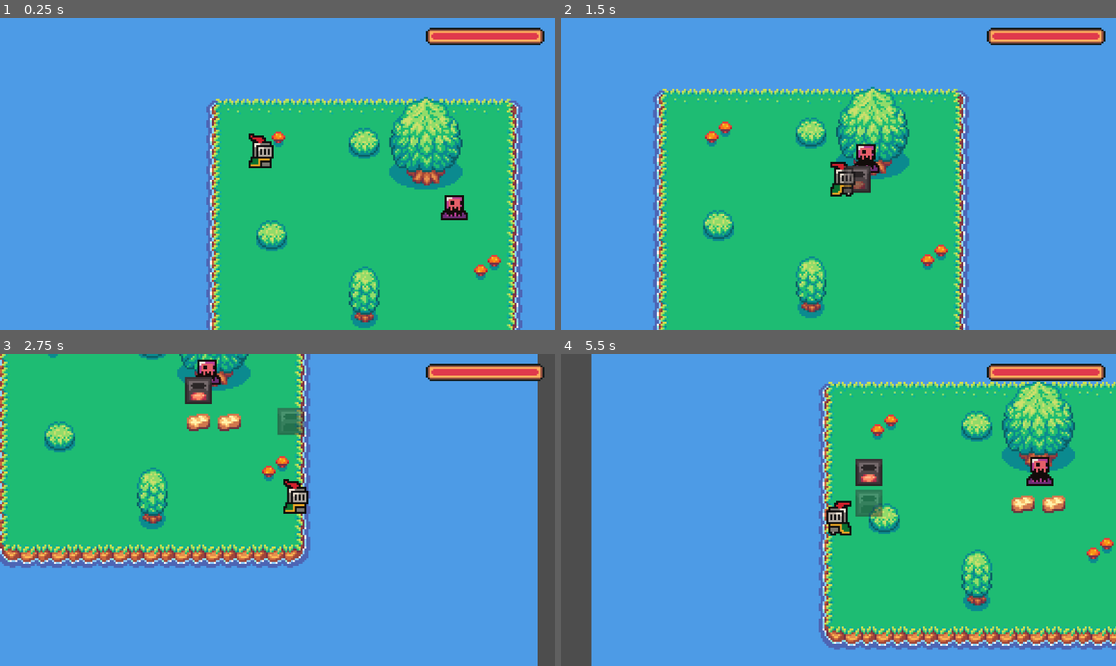
Above: before the commit, frames 1-4 (two rows, left to right).
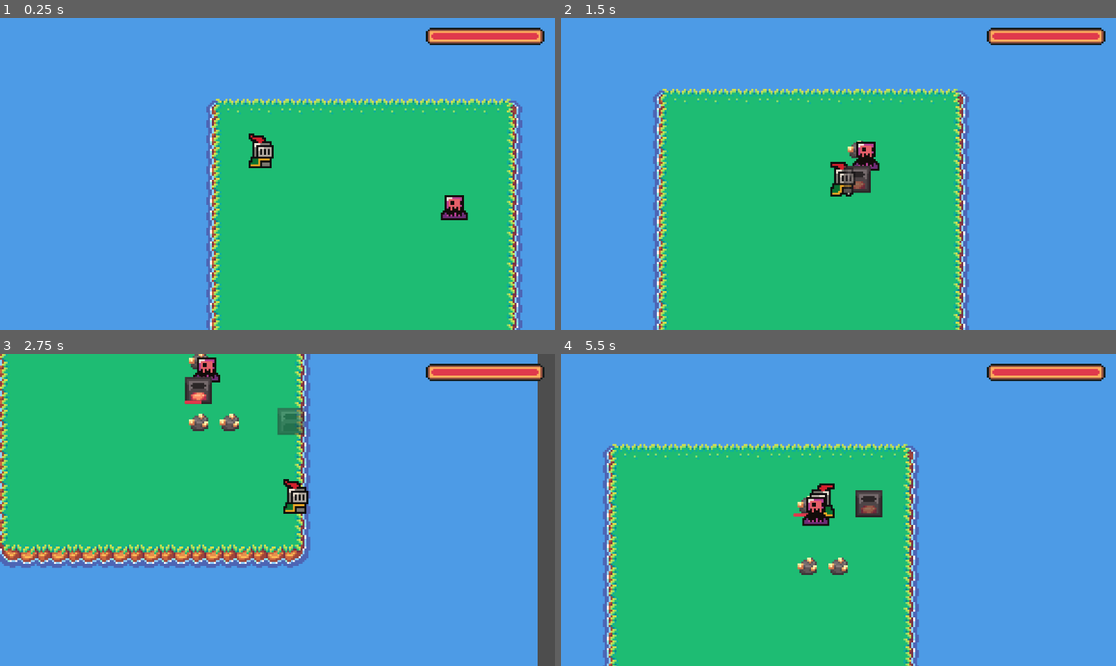
Above: after the commit, the same moments.

Repository: AlexAb123/May-Term
Game: Godot game, scene res://Scenes/Main.tscn
Same seed, same stepped clock (60 frames per second), same inputs: the game is played once before the commit and once after it.
Inputs (mouse positions are in pixels of both pictures, inside the frame that each line leads up to):
- Up to frame 1 (0.25 s): no input
- Up to frame 2 (1.5 s): move the mouse to (960, 158) at 0.52 s; hold D (move_right) 0.53-1.28 s; tap G (g) at 0.6 s; click (960, 158) at 0.67 s; tap X (x) at 0.8, 1.35 s; move the mouse to (871, 167) at 1.27 s; hold S (move_down) from 1.28 s (still down); click (871, 167) at 1.42 s
- Up to frame 3 (2.75 s): tap G (g) at 1.55, 2.1 s; move the mouse to (288, 419) at 2.02 s; release S (move_down) at 2.03 s; hold D (move_right) from 2.03 s (still down); click (288, 419) at 2.17 s; tap X (x) at 2.3 s
- Up to frame 4 (5.5 s): move the mouse to (760, 422) at 2.77 s; release D (move_right) at 2.78 s; hold W (move_up) 2.78-3.53 s; tap X (x) at 2.85, 3.8, 5.1 s; click (760, 422) at 2.92 s; tap G (g) at 3.05, 4.35 s; move the mouse to (771, 538) at 3.52 s; hold A (move_left) 3.53-5.03 s; tap Z (z) at 3.6 s; click (771, 538) at 3.67 s; move the mouse to (672, 463) at 4.27 s; move the mouse to (866, 510) at 5.02 s; hold S (move_down) from 5.03 s (still down); click (866, 510) at 5.17 s

The runs differ from the first frame. In frame 1, 4.2% of the frame differs, in the area x 46-91%, y 25-100%; in frame 2, 4.0%; in frame 3, 2.7%; in frame 4, 73%, in the area x 0-100%, y 0-100%.

Commit message:
Enemy pathfinding

Diff:
--- a/Resources/Items/ITEM_Archer.tres
+++ b/Resources/Items/ITEM_Archer.tres
@@ -2,11 +2,11 @@
 
 [ext_resource type="PackedScene" uid="uid://bwxht4pvk6ljw" path="res://Scenes/Building Scenes/Defense Building Scenes/Archer.tscn" id="1_mc0io"]
 [ext_resource type="Script" path="res://Scripts/Resource Scripts/Item Scripts/Placeable_Item.gd" id="2_1kai3"]
-[ext_resource type="Texture2D" uid="uid://jvjggois8kt6" path="res://assets/Custom Sprites/Gold_Bar.png" id="3_0yupf"]
+[ext_resource type="Texture2D" uid="uid://dl0qs1cg2k0d3" path="res://assets/Custom Sprites/Gold_Ore.png" id="3_aje4m"]
 
 [resource]
 script = ExtResource("2_1kai3")
 buildingScene = ExtResource("1_mc0io")
 name = "Archer"
 stackSize = 10
-sprite = ExtResource("3_0yupf")
+sprite = ExtResource("3_aje4m")
--- a/Scenes/Building Scenes/Base Building Scenes/Building.tscn
+++ b/Scenes/Building Scenes/Base Building Scenes/Building.tscn
@@ -1,6 +1,8 @@
-[gd_scene load_steps=4 format=3 uid="uid://dbg5hg88ngfkg"]
+[gd_scene load_steps=6 format=3 uid="uid://dbg5hg88ngfkg"]
 
 [ext_resource type="Script" path="res://Scripts/Building Scripts/Building.gd" id="1_e7ngb"]
+[ext_resource type="Texture2D" uid="uid://mg6onenv8ktb" path="res://assets/health/health.png" id="3_66sok"]
+[ext_resource type="Script" path="res://Scenes/Health Bar Scripts/BuildingHealthBar.gd" id="4_820u8"]
 
 [sub_resource type="RectangleShape2D" id="RectangleShape2D_e6rv2"]
 size = Vector2(8, 8)
@@ -23,6 +25,16 @@
 [node name="AreaCollisionShape2D" type="CollisionShape2D" parent="MouseArea2D"]
 shape = SubResource("RectangleShape2D_3j7wk")
 
+[node name="HealthBar" type="TextureProgressBar" parent="." node_paths=PackedStringArray("building")]
+offset_left = -8.0
+offset_top = 8.0
+offset_right = 786.0
+offset_bottom = 132.0
+scale = Vector2(0.0199957, -0.0331187)
+texture_progress = ExtResource("3_66sok")
+script = ExtResource("4_820u8")
+building = NodePath("..")
+
 [connection signal="input_event" from="MouseArea2D" to="." method="_on_area_2d_input_event"]
 [connection signal="mouse_entered" from="MouseArea2D" to="." method="_on_area_2d_mouse_entered"]
 [connection signal="mouse_exited" from="MouseArea2D" to="." method="_on_area_2d_mouse_exited"]
--- a/Scenes/Building Scenes/Defense Building Scenes/Archer.tscn
+++ b/Scenes/Building Scenes/Defense Building Scenes/Archer.tscn
@@ -1,12 +1,9 @@
 [gd_scene load_steps=3 format=3 uid="uid://bwxht4pvk6ljw"]
 
 [ext_resource type="PackedScene" uid="uid://n0puljiygqrr" path="res://Scenes/Building Scenes/Base Building Scenes/DefenseBuilding.tscn" id="1_htjw4"]
-[ext_resource type="Texture2D" uid="uid://jvjggois8kt6" path="res://assets/Custom Sprites/Gold_Bar.png" id="2_qqoxo"]
+[ext_resource type="Texture2D" uid="uid://dl0qs1cg2k0d3" path="res://assets/Custom Sprites/Gold_Ore.png" id="2_g5skr"]
 
 [node name="Archer" instance=ExtResource("1_htjw4")]
-health = 100
 damage = 10
-fire_rate = 10.0
-detection_range = 25
-deconstruct_time = 0.1
-sprite = ExtResource("2_qqoxo")
+fire_rate = 1.0
+sprite = ExtResource("2_g5skr")
--- a/Scenes/Enemy Scenes/Base Enemy Scenes/Enemy.tscn
+++ b/Scenes/Enemy Scenes/Base Enemy Scenes/Enemy.tscn
@@ -105,6 +105,7 @@
 collision_layer = 0
 collision_mask = 3
 script = ExtResource("1_8cx2i")
+attack_cooldown = 0.3
 detection_range = 35
 
 [node name="AnimatedSprite2D" type="AnimatedSprite2D" parent="."]
--- /dev/null
+++ b/Scenes/Health Bar Scripts/BuildingHealthBar.gd
@@ -0,0 +1,11 @@
+extends TextureProgressBar
+
+@export var building : Building
+
+
+func _ready():
+	building.healthChanged.connect(update)
+	update()
+
+func update():
+	value = building.current_health * 100 / building.max_health
--- a/Scenes/Level_1.tscn
+++ b/Scenes/Level_1.tscn
@@ -1122,4 +1122,4 @@
 layer_1/tile_data = PackedInt32Array()
 layer_2/name = "ysort"
 layer_2/y_sort_enabled = true
-layer_2/tile_data = PackedInt32Array(-196606, 458752, 0, 131072, 458752, 3, -131075, 589824, 4, -196608, 524288, 3, 65533, 524288, 3, 65540, 589824, 4)
+layer_2/tile_data = PackedInt32Array()
--- a/Scenes/Main.tscn
+++ b/Scenes/Main.tscn
@@ -7,7 +7,7 @@
 [ext_resource type="Texture2D" uid="uid://dw3niubftv6cf" path="res://assets/health/bar.png" id="5_7n2sy"]
 [ext_resource type="PackedScene" uid="uid://b3xvsbpqeyd3s" path="res://Scenes/Enemy Scenes/Base Enemy Scenes/Enemy.tscn" id="6_120ga"]
 [ext_resource type="Texture2D" uid="uid://mg6onenv8ktb" path="res://assets/health/health.png" id="6_o41ll"]
-[ext_resource type="Script" path="res://Scenes/HealthBar.gd" id="7_u84qr"]
+[ext_resource type="Script" path="res://Scenes/Health Bar Scripts/PlayerHealthBar.gd" id="7_u84qr"]
 
 [node name="Main" type="Node2D"]
 y_sort_enabled = true
--- a/Scripts/Building Scripts/Building.gd
+++ b/Scripts/Building Scripts/Building.gd
@@ -2,13 +2,15 @@
 
 class_name Building
 
-@export var deconstruct_time : float = 0
+@export var deconstruct_time : float = 0.1
 @export var size : Vector2 = Vector2(1,1)
 @export var sprite: Texture2D
 @onready var sprite2D: Sprite2D = get_node("Sprite2D")
-@export var max_health: int = 10
+@export var max_health: int = 50
 @onready var current_health: int = max_health
+@onready var health_bar: TextureProgressBar = $HealthBar
 
+signal healthChanged
 var player
 
 var deconstruct_timer = 0
@@ -20,6 +22,11 @@
 
 
 func _physics_process(delta):
+
+	if current_health == max_health:
+		health_bar.visible = false
+	else:
+		health_bar.visible = true
 
 	if right_click_down:
 		deconstruct_timer += delta
@@ -69,6 +76,7 @@
 
 func take_damage(damage):
 	current_health -= damage
+	healthChanged.emit()
 	if current_health <= 0:
 		destroy()
 
--- a/Scripts/Enemy Scripts/Enemy.gd
+++ b/Scripts/Enemy Scripts/Enemy.gd
@@ -22,10 +22,10 @@
 	detection_shape.shape.radius = detection_range
 	damage_shape.shape.radius = damage_range
 
-
 func _on_detection_area_2d_body_entered(body):
 	if body is Building or body is Player:
 		detection_targets.append(body)
+		detection_targets.sort_custom(compare_distance)
 
 func _on_detection_area_2d_body_exited(body):
 	detection_targets.erase(body)
@@ -43,6 +43,7 @@
 var is_attacking: bool = false
 
 func _physics_process(delta):
+
 	find_target()
 
 	if target in damage_targets:
@@ -64,12 +65,14 @@
 	if not is_attacking:
 		move_and_slide()
 
-
 func find_target():
 	if detection_targets:
 		target = detection_targets[0]
 	else:
 		target = null
 
+func compare_distance(body1, body2):
+	return (global_position - body1.global_position).length() < (global_position - body2.global_position).length()
+
 func die():
 	queue_free()
